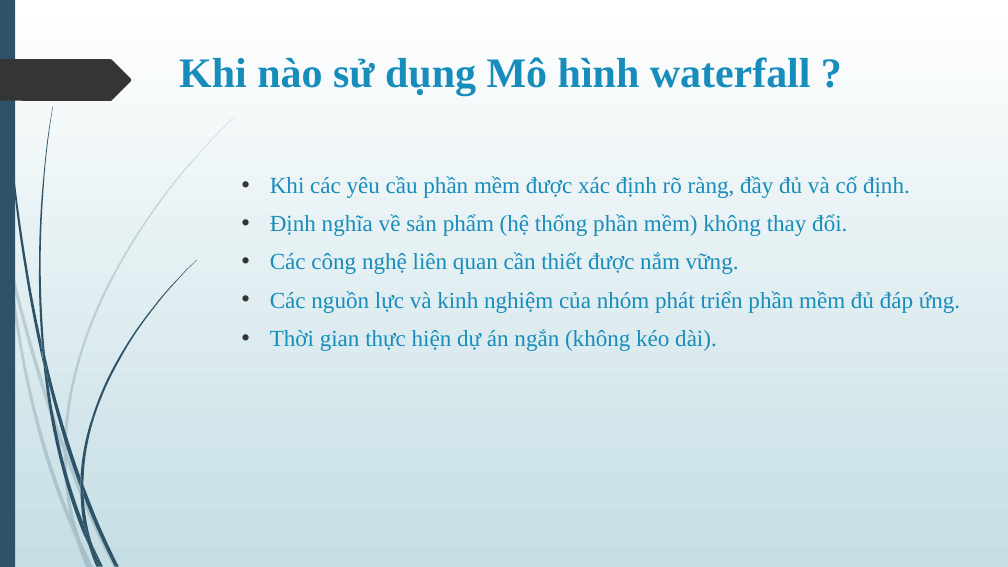
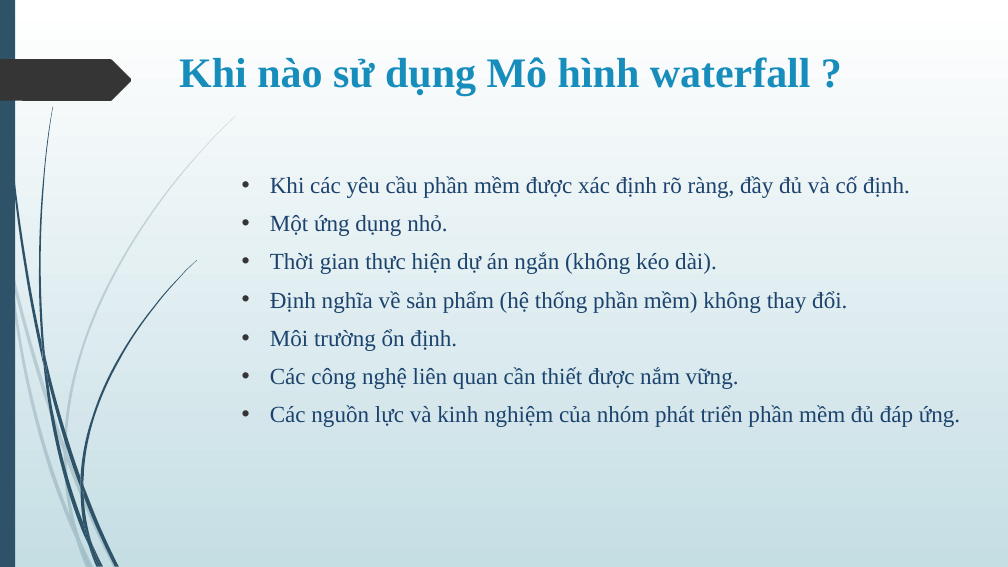
Before and after one commit to vanhoinguyen/QUANLYKHACHSAN_G4_TEAM, a slide deck: slide 13 of Báo Cáo/SEMINAR_NHOM_G4.pptx (slide 12 before the commit). Drawn at 1008x567 pixels with LibreOffice and Linux fonts; fonts in the diff are those of the drawing. Boxes give left, top, right and bottom in pixels: in the first picture for what was removed or moved away, otherwise in the second. Text is boxed around its words. In the diff, an @@ line names an element or a change of style, - is before the commit and + after.

```diff
--- a/Báo Cáo/SEMINAR_NHOM_G4.pptx
+++ b/Báo Cáo/SEMINAR_NHOM_G4.pptx
@@ text at box(270, 176, 960, 427): text colour #178DBB to #1C436D in "Khi các yêu cầu phần mềm được ...", "Định nghĩa về sản phẩm (hệ thống ...", "Các công nghệ liên quan cần thiết ...", "Các nguồn lực và kinh nghiệm của ..." @@
@@ text at box(270, 215, 717, 274): paragraphs added @@
+• Một ứng dụng nhỏ.
+• Thời gian thực hiện dự án ngắn (không kéo dài).
@@ text at box(270, 329, 457, 351): paragraph added @@
+• Môi trường ổn định.
@@ text at box(270, 329, 717, 351): paragraph removed @@
-• Thời gian thực hiện dự án ngắn (không kéo dài).
```
Also in this commit, not shown: 3 other slides changed, 2 slides added, 1 other file.
